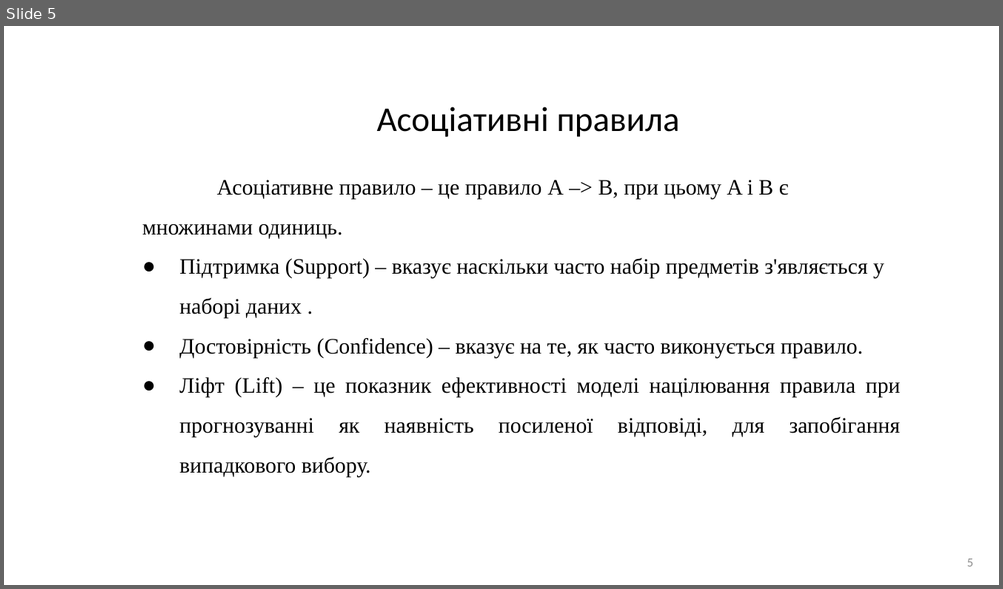
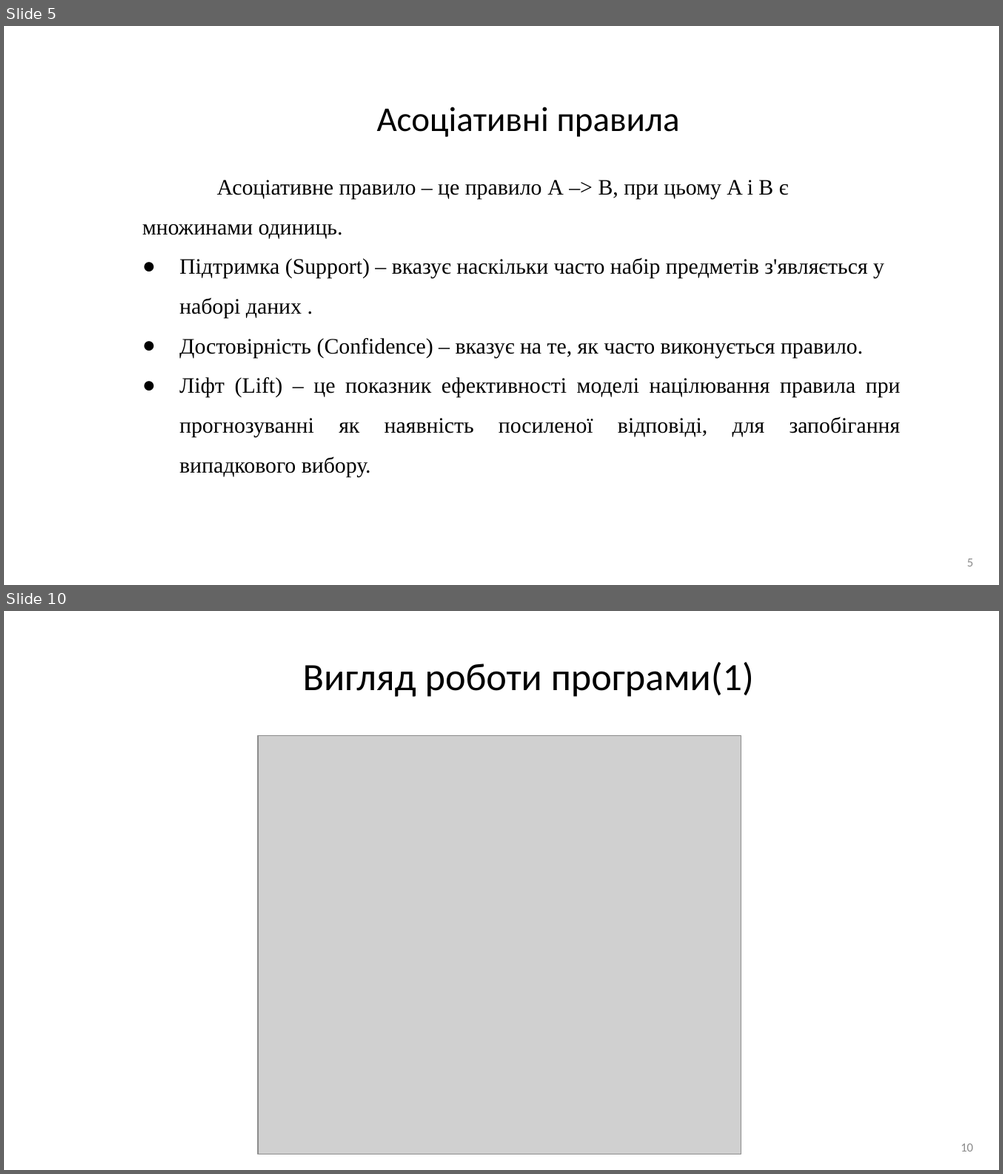
Before and after one commit to AndriiHavryliuk1/master2, a slide deck: docs/Дослідження_роботи_алгоритму_apriori.pptx. Shown one above the other, each under a label of ours: slide 5 before the commit, slides 5 and 10 after it; the slides between them are not shown. The pictures are 1003x589 and 1003x1174 pixels, drawn with LibreOffice and Linux fonts; fonts in the diff are those of the drawing; grey boxes stand for pictures. Boxes give left, top, right and bottom in pixels: in the first picture for what was removed or moved away, otherwise in the second. Text is boxed around its words. In the diff, an @@ line names an element or a change of style, - is before the commit and + after.

```diff
--- a/docs/Дослідження_роботи_алгоритму_apriori.pptx
+++ b/docs/Дослідження_роботи_алгоритму_apriori.pptx
@@ slide 10 added at (4,611,999,1170), background #FFFFFF @@
@@ title added at (303,662,754,697), 28 pt, text #000000 @@
+Вигляд роботи програми(1)
@@ picture added at (258,736,740,1155) @@
@@ page number added at (960,1144,973,1152), 9 pt, text #8C8C8C @@
+10
```
Also in this commit, not shown: 6 slides changed, 6 other slides added, 4 slides removed, 1 other file.
